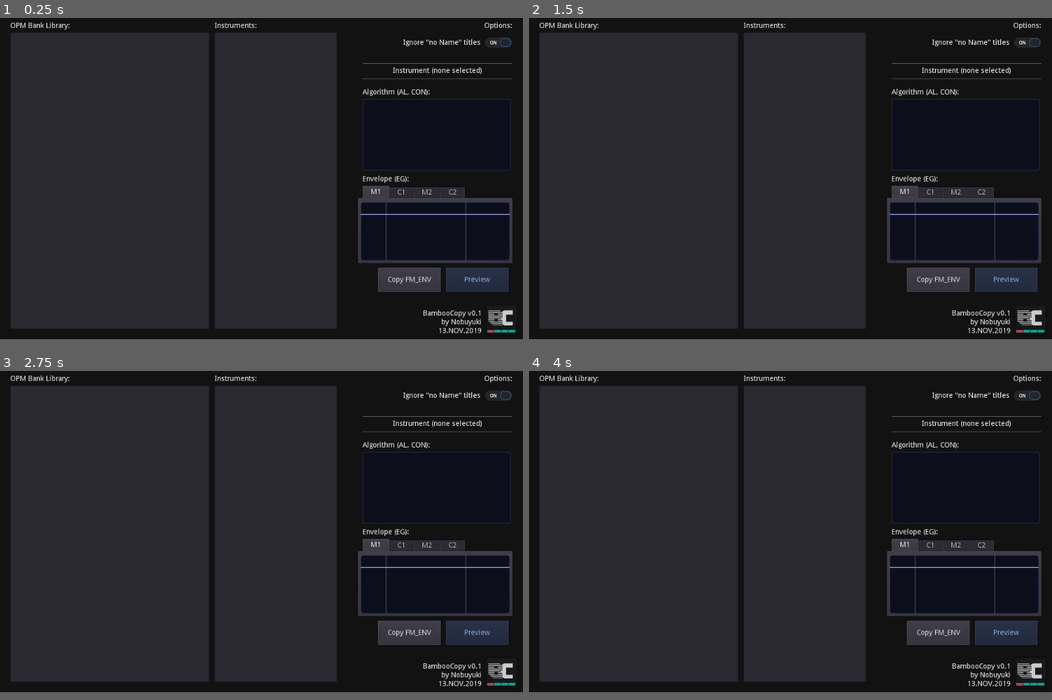
Above: before the commit, frames 1-4 (two rows, left to right).
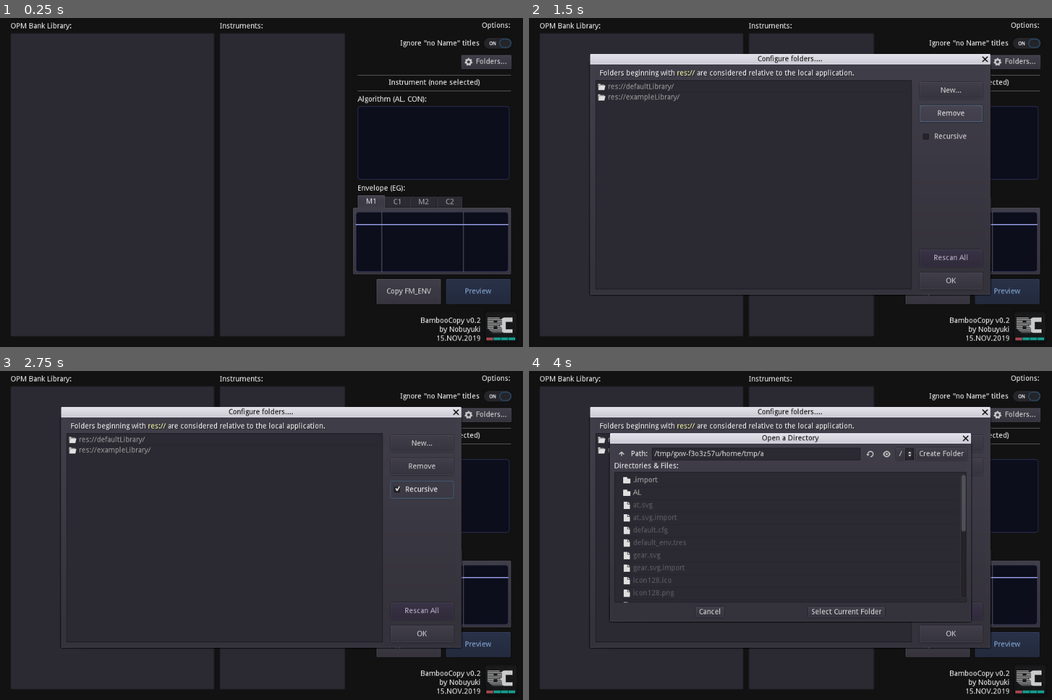
Above: after the commit, the same moments.

Repository: nobuyukinyuu/bambooCopy
Game: Godot game, scene res://Main.tscn
Same seed, same stepped clock (60 frames per second), same inputs: the game is played once before the commit and once after it.
Inputs (mouse positions are in pixels of both pictures, inside the frame that each line leads up to):
- Up to frame 1 (0.25 s): no input
- Up to frame 2 (1.5 s): click (1015, 60) at 0.5 s, where only the run after the commit has a clickable "Folders..."; click (952, 110) at 1.25 s, where only the run after the commit has a clickable "Remove"
- Up to frame 3 (2.75 s): click (423, 486) at 2 s, where only the run after the commit has a clickable "Recursive"
- Up to frame 4 (4 s): click (952, 604) at 2.75 s, where only the run after the commit has a clickable "Rescan All"; click (952, 443) at 3.5 s, where only the run after the commit has a clickable "New..."
In our replay, the window is 800x500 before the commit and 800x512 after it. These sizes can differ from the game's own. Grey fills any space a smaller window leaves; there, only what the larger window draws over its background counts as a difference.

The runs differ from the first frame. In frame 1, 11% of the frame differs, in the area x 2-99%, y 1-99%; in frame 2, 24%; in frame 3, 24%; in frame 4, 26%.

Commit message:
Multiple folder support

Diff:
--- a/Main.gd
+++ b/Main.gd
@@ -1,6 +1,7 @@
 extends Control
-var paths = []
+var paths = []  #File paths
 var LIB_PATH = "res://defaultLibrary/"
+const CONFIGPATH = "res://default.cfg"
 
 #Enums for the MiOPMdrv format positions.
 enum LFO {LFRQ, AMD, PMD, WAVEFORM, NFRQ}
@@ -10,16 +11,53 @@
 var programs = {}  #Instrument data.
 var currentProgram = {}
 
+onready var config = ConfigFile.new()
+
+func _notification(what):
+	if what == MainLoop.NOTIFICATION_WM_QUIT_REQUEST:
+		config.save(CONFIGPATH)
+		print ("Byebye!")
+
 func _ready():
-	LIB_PATH = ProjectSettings.globalize_path(LIB_PATH)
-
+
+	#Prepare the config file.
+	if config.load(CONFIGPATH) != OK:
+		config.set_value("Folders", "0", LIB_PATH )
+		config.save(CONFIGPATH)
+
+	$Config/VBoxContainer/chkRecursive.pressed = config.get_value(
+													"General", "recursive_scan", true)
+
+	scan_folders()
+
+#Rescans the folder list.
+func scan_folders():
+	$Items.clear()
+	paths.clear()
+	$Config/Folders.clear()
+
+	var f_icon = preload("res://open-folder.svg")
+
+	#Load folders into item list.
+	for f in config.get_section_keys("Folders"):
+		var val = config.get_value("Folders", f, "")
+		$Config/Folders.add_item(val, f_icon)
+
+
+		var d = ProjectSettings.globalize_path(val)
+		try_path(d)
+
+
+
+func try_path(path):
 	var dir = Directory.new()
-	if dir.open(LIB_PATH) == OK:
-		dir.list_dir_begin()
+	if dir.open(path) == OK:
+		dir.list_dir_begin(true,true)
 		var file_name = dir.get_next()
 		while (file_name != ""):
 			if dir.current_is_dir():
-				pass
+				if config.get_value("General", "recursive_scan") == true:
+					try_path(path + "/" + file_name)		#Recursive dive!
 			else:
 				if file_name.to_lower().ends_with(".opm"):
 					$Items.add_item(file_name)
@@ -28,7 +66,7 @@
 
 			file_name = dir.get_next()
 	else:
-		print("An error occurred when trying to access the path.")
+		print("An error occurred accessing the path '%s'." % path)
 
 
 
@@ -164,3 +202,62 @@
 	print (pString)
 	OS.clipboard = pString
 	$lblStatus.text = currentProgram["name"] + " copied.\nPaste into BambooTracker instrument!"
+
+
+#Load config window.
+func _on_btnConfig_pressed():
+	$Config.popup_centered()
+
+#New folder.
+func _on_btnNew_pressed():
+	$Config/FolderDialog.popup_centered()
+
+#New folder location selected.
+func _on_FolderDialog_dir_selected(dir):
+	$Config/Folders.add_item(dir)
+	config.set_value("Folders", str(config.get_section_keys("Folders").size()), dir)
+
+#Select a folder.
+var lastEditedFolderIdx = -1
+func _on_Folders_item_selected(index):
+	lastEditedFolderIdx = index
+
+#Remove a folder.
+func _on_btnRemove_pressed():
+	if lastEditedFolderIdx >= 0:
+		config.erase_section("Folders")
+		$Config/Folders.remove_item(lastEditedFolderIdx)
+
+		for i in $Config/Folders.get_item_count():
+			config.set_value("Folders", str(i), $Config/Folders.get_item_text(i))
+
+		lastEditedFolderIdx = -1
+
+
+#Edit folder location.
+func _on_Folders_item_activated(index):
+	lastEditedFolderIdx = index
+	$Config/FolderDialog2.current_dir = $Config/Folders.get_item_text(index)
+	$Config/FolderDialog2.popup_centered()
+
+#Folder location changed.
+func _on_FolderDialog2_dir_selected(dir):
+	config.set_value("Folders", str(lastEditedFolderIdx), dir)
+
+	$Config/Folders.set_item_text(lastEditedFolderIdx, dir)
+	pass # Replace with function body.
+
+
+#Close config window.
+func _on_Okay_pressed():
+	$Config.visible = false
+
+
+
+#Recursive folder scanning enable
+func _on_chkRecursive_toggled(button_pressed):
+	config.set_value ("General", "recursive_scan", button_pressed)
+
+#Rescan all folders.
+func _on_Rescan_pressed():
+	scan_folders()
--- a/Main.tscn
+++ b/Main.tscn
@@ -1,16 +1,17 @@
-[gd_scene load_steps=14 format=2]
+[gd_scene load_steps=15 format=2]
 
 [ext_resource path="res://Main.gd" type="Script" id=1]
-[ext_resource path="res://icon.png" type="Texture" id=2]
-[ext_resource path="res://AL/Algorithm-0.png" type="Texture" id=3]
-[ext_resource path="res://AL/Algorithm-1.png" type="Texture" id=4]
-[ext_resource path="res://AL/Algorithm-2.png" type="Texture" id=5]
-[ext_resource path="res://AL/Algorithm-3.png" type="Texture" id=6]
-[ext_resource path="res://AL/Algorithm-4.png" type="Texture" id=7]
-[ext_resource path="res://AL/Algorithm-5.png" type="Texture" id=8]
-[ext_resource path="res://AL/Algorithm-6.png" type="Texture" id=9]
-[ext_resource path="res://AL/Algorithm-7.png" type="Texture" id=10]
-[ext_resource path="res://OperatorPanel.tscn" type="PackedScene" id=11]
+[ext_resource path="res://gear.svg" type="Texture" id=2]
+[ext_resource path="res://icon.png" type="Texture" id=3]
+[ext_resource path="res://AL/Algorithm-0.png" type="Texture" id=4]
+[ext_resource path="res://AL/Algorithm-1.png" type="Texture" id=5]
+[ext_resource path="res://AL/Algorithm-2.png" type="Texture" id=6]
+[ext_resource path="res://AL/Algorithm-3.png" type="Texture" id=7]
+[ext_resource path="res://AL/Algorithm-4.png" type="Texture" id=8]
+[ext_resource path="res://AL/Algorithm-5.png" type="Texture" id=9]
+[ext_resource path="res://AL/Algorithm-6.png" type="Texture" id=10]
+[ext_resource path="res://AL/Algorithm-7.png" type="Texture" id=11]
+[ext_resource path="res://OperatorPanel.tscn" type="PackedScene" id=12]
 
 [sub_resource type="StyleBoxFlat" id=1]
 draw_center = false
@@ -52,41 +53,61 @@
 margin_bottom = 51.0
 text = "Instruments:"
 
-[node name="lblOpt" type="Label" parent="."]
-anchor_left = 1.0
-anchor_right = 1.0
-margin_left = -184.0
-margin_top = 20.0
-margin_right = -21.0
-margin_bottom = 51.0
+[node name="HBoxContainer" type="HBoxContainer" parent="."]
+anchor_left = 1.0
+anchor_right = 1.0
+margin_left = -194.0
+margin_top = 13.0
+margin_right = -24.0
+margin_bottom = 40.0
+custom_constants/separation = 8
+alignment = 2
+
+[node name="lblOpt" type="Label" parent="HBoxContainer"]
+margin_left = 115.0
+margin_top = 6.0
+margin_right = 170.0
+margin_bottom = 20.0
 text = "Options:"
 align = 2
 
 [node name="lblAL" type="Label" parent="."]
 anchor_left = 1.0
 anchor_right = 1.0
-margin_left = -314.0
-margin_top = 150.0
-margin_right = -151.0
-margin_bottom = 170.0
+margin_left = -316.0
+margin_top = 160.0
+margin_right = -153.0
+margin_bottom = 180.0
 text = "Algorithm (AL, CON):"
 
+[node name="btnConfig" type="Button" parent="."]
+anchor_left = 1.0
+anchor_right = 1.0
+margin_left = -118.0
+margin_top = 82.0
+margin_right = -22.0
+margin_bottom = 109.0
+rect_min_size = Vector2( 96, 0 )
+custom_constants/hseparation = 4
+text = "Folders..."
+icon = ExtResource( 2 )
+
 [node name="lblEnvelope" type="Label" parent="."]
 anchor_left = 1.0
 anchor_right = 1.0
-margin_left = -314.0
-margin_top = 320.0
-margin_right = -151.0
-margin_bottom = 340.0
+margin_left = -316.0
+margin_top = 330.0
+margin_right = -153.0
+margin_bottom = 350.0
 text = "Envelope (EG):"
 
 [node name="ProgramName" type="Label" parent="."]
 anchor_left = 1.0
 anchor_right = 1.0
-margin_left = -314.0
-margin_top = 100.0
-margin_right = -21.0
-margin_bottom = 131.0
+margin_left = -316.0
+margin_top = 120.0
+margin_right = -23.0
+margin_bottom = 151.0
 custom_styles/normal = SubResource( 1 )
 text = "Instrument (none selected)"
 align = 1
@@ -101,9 +122,9 @@
 margin_top = -57.0
 margin_right = -81.0
 margin_bottom = -9.0
-text = "BambooCopy v0.1
+text = "BambooCopy v0.2
 by Nobuyuki
-13.NOV.2019"
+15.NOV.2019"
 align = 2
 
 [node name="Items" type="ItemList" parent="."]
@@ -150,67 +171,67 @@
 editor/display_folded = true
 anchor_left = 1.0
 anchor_right = 1.0
-margin_left = -314.0
-margin_top = 170.0
+margin_left = -316.0
+margin_top = 180.0
+margin_right = -26.0
+margin_bottom = 320.0
+custom_styles/panel = SubResource( 2 )
+
+[node name="0" type="TextureRect" parent="AL"]
+visible = false
+anchor_right = 1.0
+anchor_bottom = 1.0
+texture = ExtResource( 4 )
+
+[node name="1" type="TextureRect" parent="AL"]
+visible = false
+anchor_right = 1.0
+anchor_bottom = 1.0
+texture = ExtResource( 5 )
+
+[node name="2" type="TextureRect" parent="AL"]
+visible = false
+anchor_right = 1.0
+anchor_bottom = 1.0
+texture = ExtResource( 6 )
+
+[node name="3" type="TextureRect" parent="AL"]
+visible = false
+anchor_right = 1.0
+anchor_bottom = 1.0
+texture = ExtResource( 7 )
+
+[node name="4" type="TextureRect" parent="AL"]
+visible = false
+anchor_right = 1.0
+anchor_bottom = 1.0
+texture = ExtResource( 8 )
+
+[node name="5" type="TextureRect" parent="AL"]
+visible = false
+anchor_right = 1.0
+anchor_bottom = 1.0
+texture = ExtResource( 9 )
+
+[node name="6" type="TextureRect" parent="AL"]
+visible = false
+anchor_right = 1.0
+anchor_bottom = 1.0
+texture = ExtResource( 10 )
+
+[node name="7" type="TextureRect" parent="AL"]
+visible = false
+anchor_right = 1.0
+anchor_bottom = 1.0
+texture = ExtResource( 11 )
+
+[node name="OP" type="TabContainer" parent="."]
+anchor_left = 1.0
+anchor_right = 1.0
+margin_left = -324.0
+margin_top = 350.0
 margin_right = -24.0
-margin_bottom = 310.0
-custom_styles/panel = SubResource( 2 )
-
-[node name="0" type="TextureRect" parent="AL"]
-visible = false
-anchor_right = 1.0
-anchor_bottom = 1.0
-texture = ExtResource( 3 )
-
-[node name="1" type="TextureRect" parent="AL"]
-visible = false
-anchor_right = 1.0
-anchor_bottom = 1.0
-texture = ExtResource( 4 )
-
-[node name="2" type="TextureRect" parent="AL"]
-visible = false
-anchor_right = 1.0
-anchor_bottom = 1.0
-texture = ExtResource( 5 )
-
-[node name="3" type="TextureRect" parent="AL"]
-visible = false
-anchor_right = 1.0
-anchor_bottom = 1.0
-texture = ExtResource( 6 )
-
-[node name="4" type="TextureRect" parent="AL"]
-visible = false
-anchor_right = 1.0
-anchor_bottom = 1.0
-texture = ExtResource( 7 )
-
-[node name="5" type="TextureRect" parent="AL"]
-visible = false
-anchor_right = 1.0
-anchor_bottom = 1.0
-texture = ExtResource( 8 )
-
-[node name="6" type="TextureRect" parent="AL"]
-visible = false
-anchor_right = 1.0
-anchor_bottom = 1.0
-texture = ExtResource( 9 )
-
-[node name="7" type="TextureRect" parent="AL"]
-visible = false
-anchor_right = 1.0
-anchor_bottom = 1.0
-texture = ExtResource( 10 )
-
-[node name="OP" type="TabContainer" parent="."]
-anchor_left = 1.0
-anchor_right = 1.0
-margin_left = -322.0
-margin_top = 340.0
-margin_right = -22.0
-margin_bottom = 490.0
+margin_bottom = 500.0
 tab_align = 0
 
 [node name="M1" type="Tabs" parent="OP"]
@@ -258,30 +279,150 @@
 margin_right = -4.0
 margin_bottom = -4.0
 
-[node name="Panel" parent="OP/C2" instance=ExtResource( 11 )]
+[node name="Panel" parent="OP/C2" instance=ExtResource( 12 )]
 
 [node name="Preview" type="Button" parent="."]
 modulate = Color( 0.639216, 0.8, 1, 1 )
 anchor_left = 1.0
 anchor_right = 1.0
-margin_left = -151.0
-margin_top = 500.0
-margin_right = -28.0
-margin_bottom = 548.0
+margin_left = -147.0
+margin_top = 510.0
+margin_right = -24.0
+margin_bottom = 558.0
 rect_min_size = Vector2( 0, 48 )
 text = "Preview"
 
 [node name="CopyEnvelope" type="Button" parent="."]
 anchor_left = 1.0
 anchor_right = 1.0
-margin_left = -284.0
-margin_top = 500.0
-margin_right = -161.0
-margin_bottom = 548.0
+margin_left = -280.0
+margin_top = 510.0
+margin_right = -157.0
+margin_bottom = 558.0
 rect_min_size = Vector2( 0, 48 )
 text = "Copy FM_ENV"
+
+[node name="Config" type="WindowDialog" parent="."]
+visible = true
+margin_left = 1090.0
+margin_top = 200.0
+margin_right = 1855.0
+margin_bottom = 640.0
+popup_exclusive = true
+window_title = "Configure folders...."
+resizable = true
+
+[node name="Folders" type="ItemList" parent="Config"]
+anchor_right = 1.0
+anchor_bottom = 1.0
+margin_left = 10.0
+margin_top = 30.0
+margin_right = -150.0
+margin_bottom = -10.0
+
+[node name="VBoxContainer" type="VBoxContainer" parent="Config"]
+anchor_left = 1.0
+anchor_right = 1.0
+anchor_bottom = 1.0
+margin_left = -135.0
+margin_top = 34.0
+margin_right = -15.0
+margin_bottom = -10.0
+custom_constants/separation = 12
+
+[node name="btnNew" type="Button" parent="Config/VBoxContainer"]
+margin_right = 120.0
+margin_bottom = 32.0
+rect_min_size = Vector2( 0, 32 )
+text = "New..."
+
+[node name="btnRemove" type="Button" parent="Config/VBoxContainer"]
+margin_top = 44.0
+margin_right = 120.0
+margin_bottom = 76.0
+rect_min_size = Vector2( 0, 32 )
+text = "Remove"
+
+[node name="chkRecursive" type="CheckBox" parent="Config/VBoxContainer"]
+margin_top = 88.0
+margin_right = 120.0
+margin_bottom = 120.0
+rect_min_size = Vector2( 0, 32 )
+custom_constants/hseparation = 8
+pressed = true
+text = "Recursive"
+
+[node name="Expander" type="Control" parent="Config/VBoxContainer"]
+margin_top = 132.0
+margin_right = 120.0
+margin_bottom = 308.0
+size_flags_vertical = 3
+
+[node name="Rescan" type="Button" parent="Config/VBoxContainer"]
+modulate = Color( 0.882353, 0.823529, 0.952941, 1 )
+margin_top = 320.0
+margin_right = 120.0
+margin_bottom = 352.0
+rect_min_size = Vector2( 0, 32 )
+text = "Rescan All"
+
+[node name="Okay" type="Button" parent="Config/VBoxContainer"]
+margin_top = 364.0
+margin_right = 120.0
+margin_bottom = 396.0
+rect_min_size = Vector2( 0, 32 )
+text = "OK"
+
+[node name="Label" type="RichTextLabel" parent="Config"]
+margin_left = 10.0
+margin_top = 10.0
+margin_right = 615.0
+margin_bottom = 30.0
+custom_colors/font_color_shadow = Color( 0, 0, 0, 0.376471 )
+custom_constants/shadow_offset_x = 2
+custom_constants/shadow_offset_y = 2
+bbcode_enabled = true
+bbcode_text = "  Folders beginning with [color=#ffffaa]res://[/color] are considered relative to the local application."
+text = "  Folders beginning with res:// are considered relative to the local application."
+
+[node name="FolderDialog" type="FileDialog" parent="Config"]
+margin_left = 40.0
+margin_top = 180.0
+margin_right = 730.0
+margin_bottom = 520.0
+popup_exclusive = true
+window_title = "Open a Directory"
+mode = 2
+access = 2
+show_hidden_files = true
+current_dir = "d:/projects/godot/code/bambooCopy"
+current_path = "d:/projects/godot/code/bambooCopy/"
+
+[node name="FolderDialog2" type="FileDialog" parent="Config"]
+margin_left = 40.0
+margin_top = 180.0
+margin_right = 730.0
+margin_bottom = 520.0
+popup_exclusive = true
+window_title = "Choose a New Location..."
+mode_overrides_title = false
+mode = 2
+access = 2
+show_hidden_files = true
+current_dir = "d:/projects/godot/code/bambooCopy"
+current_path = "d:/projects/godot/code/bambooCopy/"
+[connection signal="pressed" from="btnConfig" to="." method="_on_btnConfig_pressed"]
 [connection signal="item_activated" from="Items" to="." method="_on_Items_item_activated"]
 [connection signal="item_activated" from="Instruments" to="." method="_on_Instruments_item_activated"]
 [connection signal="item_selected" from="Instruments" to="." method="_on_Instruments_item_selected"]
 [connection signal="pressed" from="Preview" to="." method="_on_Preview_pressed"]
 [connection signal="pressed" from="CopyEnvelope" to="." method="_on_CopyEnvelope_pressed"]
+[connection signal="item_activated" from="Config/Folders" to="." method="_on_Folders_item_activated"]
+[connection signal="item_selected" from="Config/Folders" to="." method="_on_Folders_item_selected"]
+[connection signal="pressed" from="Config/VBoxContainer/btnNew" to="." method="_on_btnNew_pressed"]
+[connection signal="pressed" from="Config/VBoxContainer/btnRemove" to="." method="_on_btnRemove_pressed"]
+[connection signal="toggled" from="Config/VBoxContainer/chkRecursive" to="." method="_on_chkRecursive_toggled"]
+[connection signal="pressed" from="Config/VBoxContainer/Rescan" to="." method="_on_Rescan_pressed"]
+[connection signal="pressed" from="Config/VBoxContainer/Okay" to="." method="_on_Okay_pressed"]
+[connection signal="dir_selected" from="Config/FolderDialog" to="." method="_on_FolderDialog_dir_selected"]
+[connection signal="dir_selected" from="Config/FolderDialog2" to="." method="_on_FolderDialog2_dir_selected"]
--- a/OperatorPanel.tscn
+++ b/OperatorPanel.tscn
@@ -25,4 +25,3 @@
 points = PoolVector2Array( 0, 118, 50, 0, 50, 0, 206, 0, 206, 118, 294, 118 )
 width = 2.0
 default_color = Color( 0.588235, 0.611765, 0.901961, 1 )
-texture_mode = 0
--- /dev/null
+++ b/default.cfg
@@ -0,0 +1,8 @@
+[Folders]
+
+0="res://defaultLibrary/"
+1="res://exampleLibrary/"
+
+[General]
+
+recursive_scan=false
--- /dev/null
+++ b/gear.svg
@@ -0,0 +1,29 @@
+<?xml version="1.0" encoding="utf-8"?>
+<!-- Generator: Adobe Illustrator 16.0.5, SVG Export Plug-In . SVG Version: 6.00 Build 0)  -->
+<!DOCTYPE svg PUBLIC "-//W3C//DTD SVG 1.1//EN" "http://www.w3.org/Graphics/SVG/1.1/DTD/svg11.dtd">
+<svg version="1.1" id="Layer_1" xmlns="http://www.w3.org/2000/svg" xmlns:xlink="http://www.w3.org/1999/xlink" x="0px" y="0px"
+	 width="16px" height="16px" viewBox="0 0 16 16" enable-background="new 0 0 16 16" xml:space="preserve">
+<path fill="#CCCCCC" d="M13.018,11.244c-0.252,0.41-0.549,0.787-0.891,1.123l0.141,1.93c-0.643,0.449-1.359,0.797-2.127,1.027
+	L8.718,14.01C8.483,14.039,8.244,14.059,8,14.059c-0.244,0-0.483-0.02-0.719-0.049l-1.423,1.314
+	c-0.768-0.23-1.483-0.578-2.126-1.025l0.141-1.932c-0.342-0.336-0.64-0.713-0.892-1.123l-1.919-0.293
+	c-0.29-0.719-0.472-1.494-0.524-2.304L2.13,7.558C2.179,7.07,2.294,6.602,2.456,6.156L1.49,4.475
+	c0.392-0.691,0.889-1.314,1.473-1.846l1.853,0.567c0.4-0.257,0.834-0.467,1.292-0.624l0.711-1.802C7.204,0.709,7.598,0.677,8,0.677
+	c0.401,0,0.795,0.032,1.18,0.094l0.711,1.802c0.459,0.156,0.893,0.366,1.293,0.624l1.854-0.567c0.584,0.532,1.08,1.155,1.473,1.846
+	l-0.967,1.681c0.162,0.446,0.277,0.914,0.326,1.402l1.592,1.089c-0.053,0.81-0.234,1.585-0.523,2.304L13.018,11.244z M8.334,10.875
+	l0.92-0.113l0.662-0.65c0.152-0.148,0.293-0.326,0.416-0.527l0.488-0.792l-0.092-0.917c-0.021-0.205-0.07-0.417-0.154-0.646
+	l-0.316-0.874L9.475,5.851c-0.186-0.12-0.389-0.217-0.599-0.289L8,5.265L7.125,5.562C6.913,5.634,6.711,5.731,6.526,5.851
+	L5.742,6.355L5.424,7.231C5.342,7.459,5.292,7.67,5.271,7.875L5.179,8.792l0.489,0.792c0.123,0.201,0.263,0.379,0.415,0.527
+	l0.664,0.65l0.918,0.113C7.802,10.893,7.912,10.9,8,10.9C8.088,10.9,8.197,10.893,8.334,10.875z"/>
+<g>
+</g>
+<g>
+</g>
+<g>
+</g>
+<g>
+</g>
+<g>
+</g>
+<g>
+</g>
+</svg>
--- /dev/null
+++ b/open-folder.svg
@@ -0,0 +1,11 @@
+<?xml version="1.0" encoding="utf-8"?>
+<!-- Generator: Adobe Illustrator 16.0.5, SVG Export Plug-In . SVG Version: 6.00 Build 0)  -->
+<!DOCTYPE svg PUBLIC "-//W3C//DTD SVG 1.1//EN" "http://www.w3.org/Graphics/SVG/1.1/DTD/svg11.dtd">
+<svg version="1.1" id="Layer_1" xmlns="http://www.w3.org/2000/svg" xmlns:xlink="http://www.w3.org/1999/xlink" x="0px" y="0px"
+	 width="16px" height="16px" viewBox="0 0 16 16" enable-background="new 0 0 16 16" xml:space="preserve">
+<path fill-opacity="0" d="M0,0h16v16H0V0z"/>
+<g transform="translate(-4,-3)">
+	<path fill="#E2E2E2" d="M5.156,5.188v9.518l1.491-7.08h10.447V6.688H9.672l-0.5-1.5H5.156z M7.103,8.188l-1.881,8.938h11.925
+		l1.882-8.938H7.103z"/>
+</g>
+</svg>
--- a/project.godot
+++ b/project.godot
@@ -18,10 +18,13 @@
 config/name="BambooCopy"
 run/main_scene="res://Main.tscn"
 run/low_processor_mode=true
+boot_splash/fullsize=false
+boot_splash/bg_color=Color( 0.0745098, 0.0745098, 0.0745098, 1 )
 config/icon="res://icon.png"
 
 [display]
 
+window/size/width=1000
 window/size/height=640
 
 [rendering]
Not shown: 4 places in Main.tscn that only renumber resources
Not shown, added: gear.svg.import
Binary file removed: icon.ico
Binary file added: icon128.ico
Binary file added: icon128.png
Not shown, added: icon128.png.import
Not shown, added: open-folder.svg.import
Not shown, added: ._sc_
